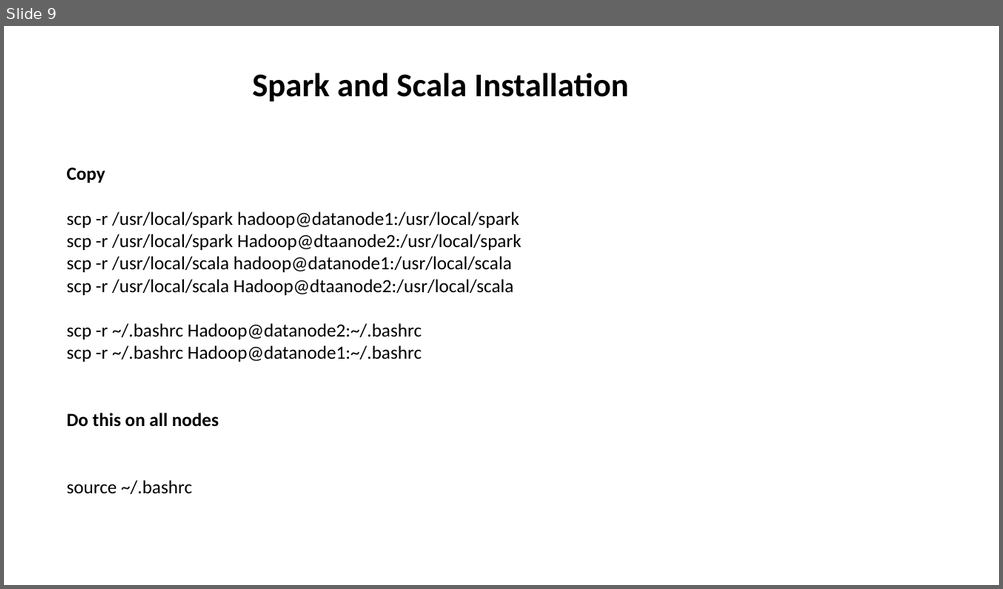
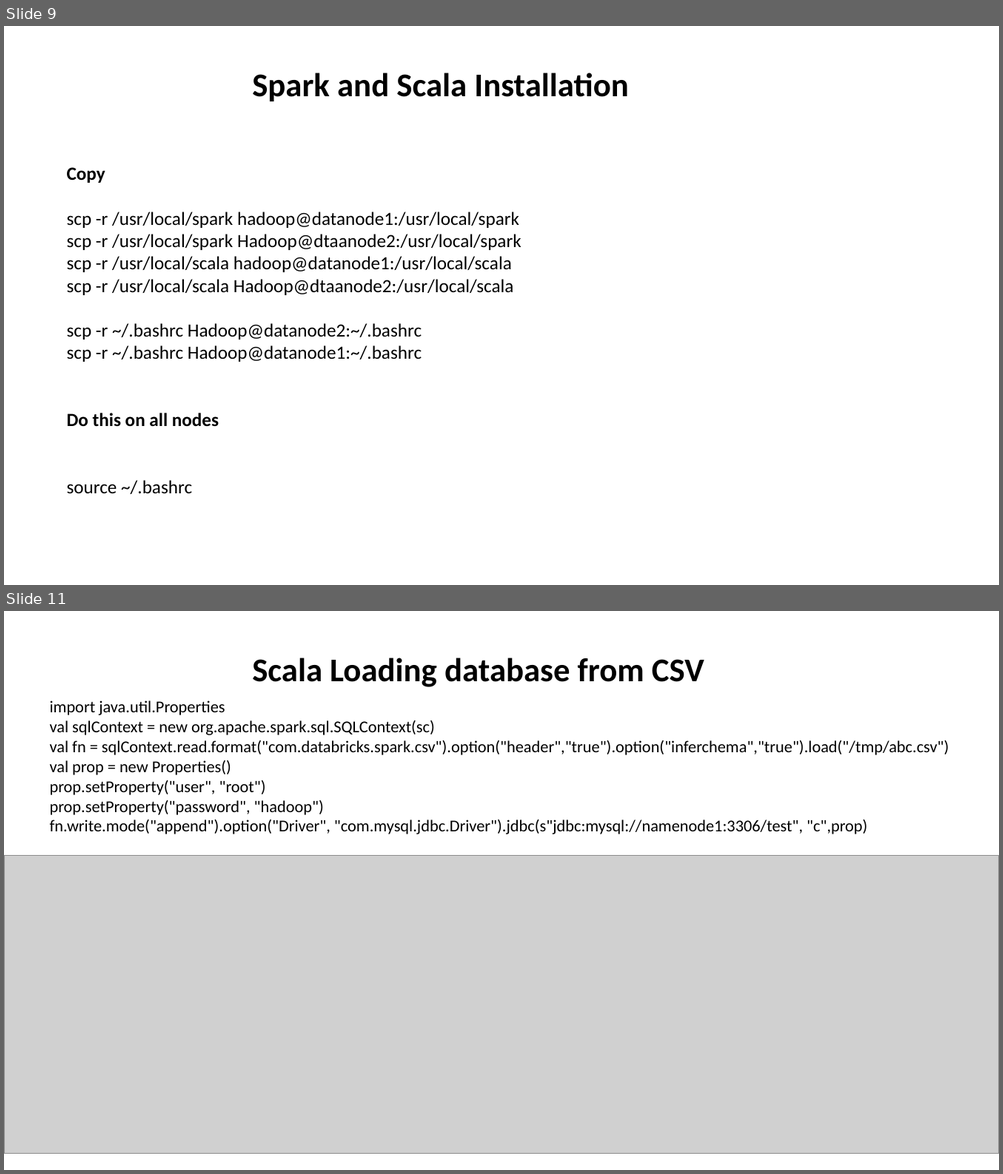
Before and after one commit to aashmishra/Bigdata_ppt, a slide deck: sparkscala.pptx. Shown one above the other, each under a label of ours: slide 9 before the commit, slides 9 and 11 after it; the slides between them are not shown. The pictures are 1003x589 and 1003x1174 pixels, drawn with LibreOffice and Linux fonts; fonts in the diff are those of the drawing; grey boxes stand for pictures. Boxes give left, top, right and bottom in pixels: in the first picture for what was removed or moved away, otherwise in the second. Text is boxed around its words. In the diff, an @@ line names an element or a change of style, - is before the commit and + after.

```diff
--- a/sparkscala.pptx
+++ b/sparkscala.pptx
@@ slide 11 added at bbox=[4, 611, 999, 1170], background #FFFFFF @@
@@ text added at bbox=[252, 658, 704, 687], 32 pt, text #000000, bold @@
+Scala Loading database from CSV
@@ text added at bbox=[50, 701, 948, 834], 16 pt, text #000000 @@
+import java.util.Properties
+val sqlContext = new org.apache.spark.sql.SQLContext(sc)
+val fn = sqlContext.read.format("com.databricks.spark.csv").option("header","true").option("inferchema","true").load("/tmp/abc.csv")
+val prop = new Properties()
+prop.setProperty("user", "root")
+prop.setProperty("password", "hadoop")
+fn.write.mode("append").option("Driver", "com.mysql.jdbc.Driver").jdbc(s"jdbc:mysql://namenode1:3306/test", "c",prop)
@@ picture added at bbox=[4, 856, 999, 1154] @@
```
Also in this commit, not shown: 12 other slides added, 1 slide removed.
